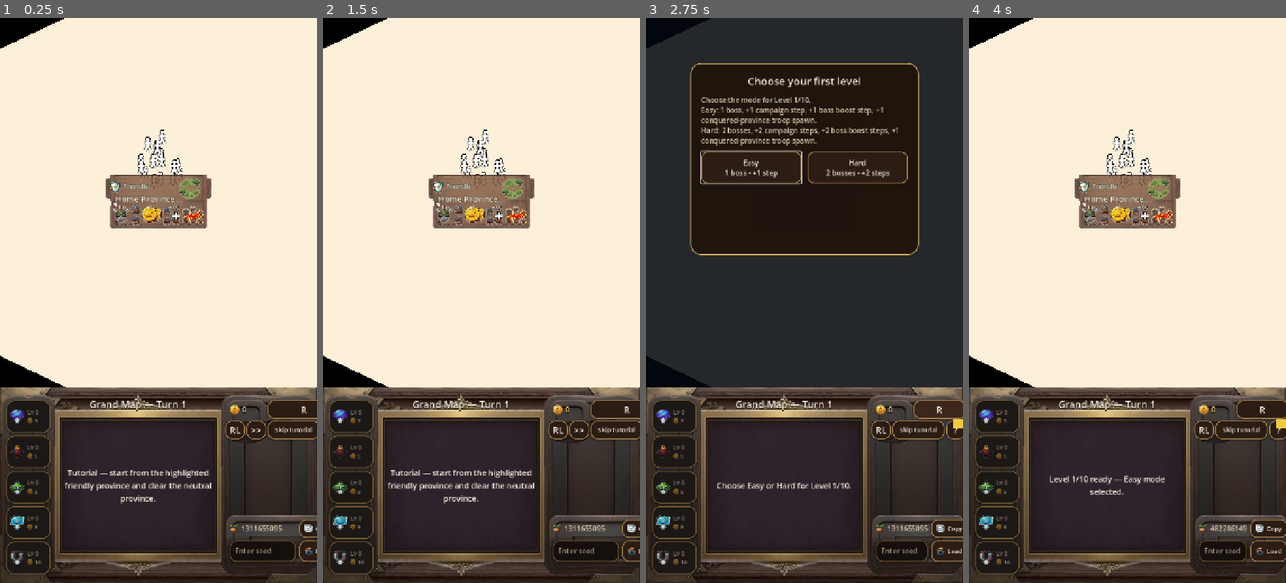
Above: before the commit, frames 1-4 (left to right).
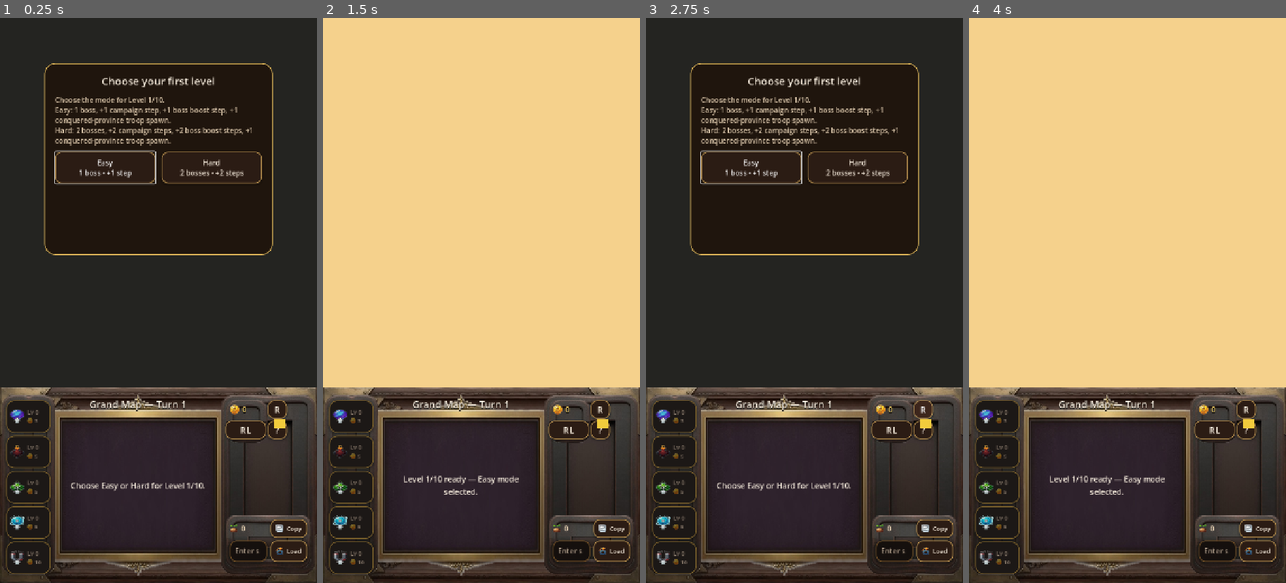
Above: after the commit, the same moments.

Repository: alocc911/aislingin
Game: Godot game, scene res://scenes/main.tscn
Same seed, same stepped clock (60 frames per second), same inputs: the game is played once before the commit and once after it.
Inputs (mouse positions are in pixels of both pictures, inside the frame that each line leads up to):
- Up to frame 1 (0.25 s): no input
- Up to frame 2 (1.5 s): click (427, 170) at 0.5 s, where only the run after the commit has a clickable "Easy 1 boss • +1 step"; click (497, 193) at 1.25 s, where only the run after the commit has a clickable "Apply & Start Level"
- Up to frame 3 (2.75 s): click "R" at 2 s
- Up to frame 4 (4 s): click "Easy 1 boss • +1 step" at 2.75 s; click "Apply & Start Level" at 3.5 s

The runs differ from the first frame. In frame 1, 68% of the frame differs, in the area x 0-100%, y 0-98%; in frame 2, 68%; in frame 3, 2.6%; in frame 4, 67%.
Error after the commit: Parse Error: Cannot call non-static function "has_method()" on the class "LevelConfig" directly. Make an instance instead. (res://scripts/MainLevelFlow.gd:2236)

Commit message:
Add sequenced boss province transfer flash visuals

Diff:
--- a/scripts/LevelConfig.gd
+++ b/scripts/LevelConfig.gd
@@ -1393,6 +1393,7 @@
 # Instant visual response when a live boss part is contacted on the grand map.
 const BOSS_HIT_FLASH_DURATION_SECONDS: float = 0.12
 const BOSS_HIT_FLASH_PEAK_WHITE_BLEND: float = 1.0
+const BOSS_SPAWN_TRANSFER_FLASH_DURATION_SECONDS: float = 1.0
 
 # Boss durability knobs.
 # These values control how many registered hits each boss part can take before it is destroyed.
@@ -1458,6 +1459,9 @@
 
 static func get_boss_hit_flash_peak_white_blend() -> float:
 	return clampf(BOSS_HIT_FLASH_PEAK_WHITE_BLEND, 0.0, 1.0)
+
+static func get_boss_spawn_transfer_flash_duration_seconds() -> float:
+	return maxf(0.05, BOSS_SPAWN_TRANSFER_FLASH_DURATION_SECONDS)
 
 static func get_boss_attack_province_opacity_pulse_seconds() -> float:
 	return maxf(0.0, BOSS_ATTACK_PROVINCE_OPACITY_PULSE_SECONDS)
--- a/scripts/MainLevelFlow.gd
+++ b/scripts/MainLevelFlow.gd
@@ -2099,6 +2099,7 @@
 		)
 	if _main.province_system != null:
 		_main.province_system.apply_persistence_to_province_visuals()
+		_play_boss_spawn_transfer_flash_sequence(spawn_entries)
 	refresh_live_boss_map_presentation()
 
 	if spawn_entries.is_empty():
@@ -2156,6 +2157,24 @@
 			var province_state: Dictionary = province_state_any
 			province_state["is_boss_home"] = false
 			province_state["is_friendly_boss_province"] = false
+
+	for spawn_entry in spawn_entries:
+		var boss_faction_id: int = int(spawn_entry.get("boss_faction_id", 0))
+		var is_friendly_boss: bool = bool(spawn_entry.get("is_friendly_boss", false))
+		var home_id: int = int(spawn_entry.get("home_province_id", -1))
+		var home_idx: int = _main.province_system.find_persistence_index_by_id(home_id)
+		if home_idx != -1:
+			var home_state: Dictionary = _main._province_persistence[home_idx]
+			home_state["type"] = LevelConfig.PROVINCE_TYPE_ENEMY
+			home_state["remaining_troops"] = boss_home_troops
+			home_state["remaining_buildings"] = boss_home_buildings
+			home_state["invading_troops"] = 0
+			home_state["faction_id"] = boss_faction_id
+			home_state["construction_progress"] = 0
+			home_state["is_boss_home"] = true
+			home_state["is_friendly_boss_province"] = is_friendly_boss
+			if _main.province_system.has_method("clear_province_capture_source_by_id"):
+				_main.province_system.clear_province_capture_source_by_id(home_id)
 
 	for spawn_entry in spawn_entries:
 		var boss_faction_id: int = int(spawn_entry.get("boss_faction_id", 0))
@@ -2184,21 +2203,6 @@
 			if _main.province_system.has_method("clear_province_capture_source_by_id"):
 				_main.province_system.clear_province_capture_source_by_id(province_id)
 
-		var home_id: int = int(spawn_entry.get("home_province_id", -1))
-		var home_idx: int = _main.province_system.find_persistence_index_by_id(home_id)
-		if home_idx != -1:
-			var home_state: Dictionary = _main._province_persistence[home_idx]
-			home_state["type"] = LevelConfig.PROVINCE_TYPE_ENEMY
-			home_state["remaining_troops"] = boss_home_troops
-			home_state["remaining_buildings"] = boss_home_buildings
-			home_state["invading_troops"] = 0
-			home_state["faction_id"] = boss_faction_id
-			home_state["construction_progress"] = 0
-			home_state["is_boss_home"] = true
-			home_state["is_friendly_boss_province"] = is_friendly_boss
-			if _main.province_system.has_method("clear_province_capture_source_by_id"):
-				_main.province_system.clear_province_capture_source_by_id(home_id)
-
 
 func _apply_live_boss_spawn_to_persistence(home_id: int, conquered_ids: Array[int]) -> void:
 	var boss_faction_id: int = 0
@@ -2209,6 +2213,36 @@
 		"conquered_province_ids": conquered_ids.duplicate(),
 		"boss_faction_id": boss_faction_id
 	}])
+
+
+func _play_boss_spawn_transfer_flash_sequence(spawn_entries: Array[Dictionary]) -> void:
+	if _main == null or _main.province_system == null or spawn_entries.is_empty():
+		return
+	var transfer_order: Array[int] = []
+	for spawn_entry in spawn_entries:
+		var home_id: int = int(spawn_entry.get("home_province_id", -1))
+		if home_id >= 0:
+			transfer_order.append(home_id)
+	for spawn_entry in spawn_entries:
+		var raw_conquered: Variant = spawn_entry.get("conquered_province_ids", [])
+		if raw_conquered is Array:
+			for province_id_any in raw_conquered:
+				var province_id: int = int(province_id_any)
+				if province_id >= 0:
+					transfer_order.append(province_id)
+	if transfer_order.is_empty():
+		return
+	var flash_duration: float = 1.0
+	if LevelConfig != null and LevelConfig.has_method("get_boss_spawn_transfer_flash_duration_seconds"):
+		flash_duration = maxf(0.05, float(LevelConfig.call("get_boss_spawn_transfer_flash_duration_seconds")))
+	var flash_tween: Tween = _main.create_tween()
+	for province_id in transfer_order:
+		var flash_id: int = int(province_id)
+		flash_tween.tween_callback(func() -> void:
+			if _main != null and _main.province_system != null and _main.province_system.has_method("flash_province_faction_fill_if_visible"):
+				_main.province_system.call("flash_province_faction_fill_if_visible", flash_id, flash_duration)
+		)
+		flash_tween.tween_interval(flash_duration)
 
 
 func _build_live_boss_candidate_provinces() -> Array[Dictionary]:
--- a/scripts/ProvinceSystem.gd
+++ b/scripts/ProvinceSystem.gd
@@ -1039,9 +1039,8 @@
 	fill.set_meta("province_fill_flash_tween", restore_tween)
 	var flash_color: Color = base_color
 	flash_color.a = 1.0
-	var half_duration: float = duration * 0.5
-	restore_tween.tween_property(fill, "color", flash_color, half_duration)
-	restore_tween.tween_property(fill, "color", base_color, duration - half_duration)
+	fill.color = flash_color
+	restore_tween.tween_property(fill, "color", base_color, duration)
 	restore_tween.tween_callback(func() -> void:
 		if is_instance_valid(fill):
 			fill.color = base_color
